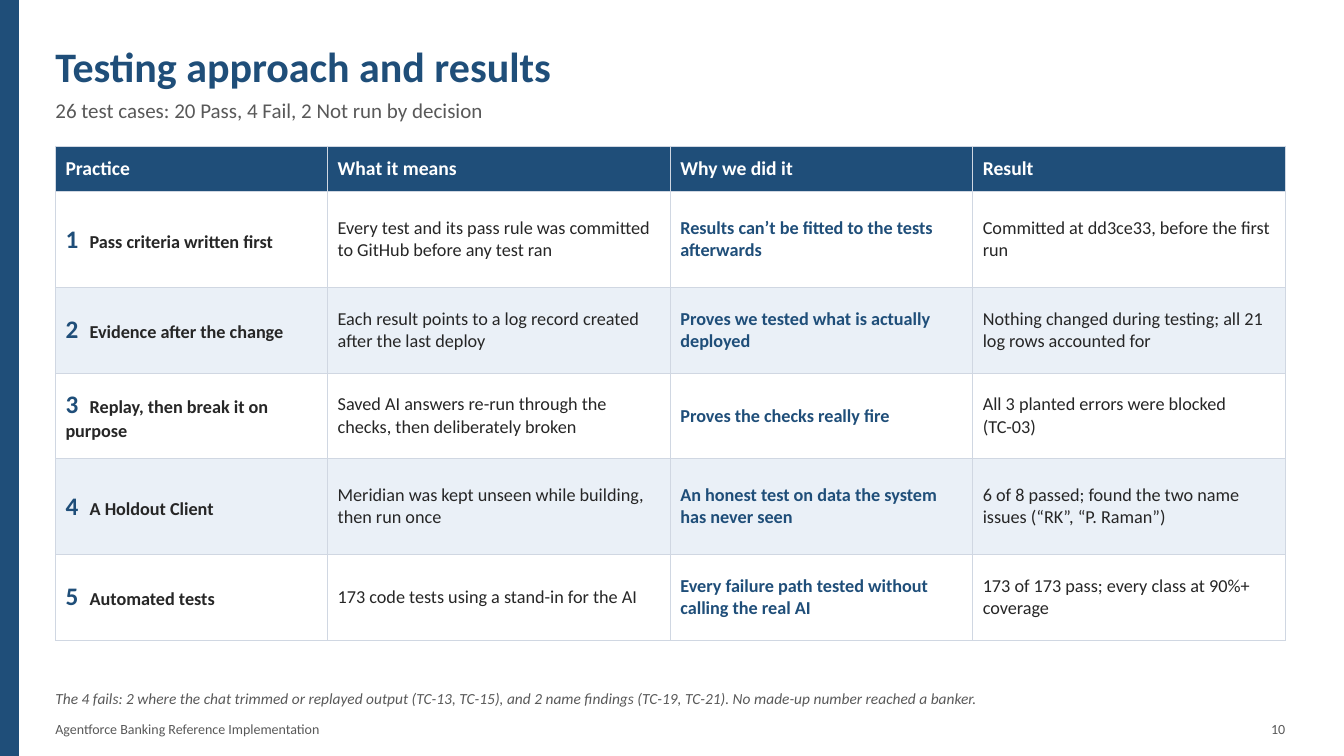
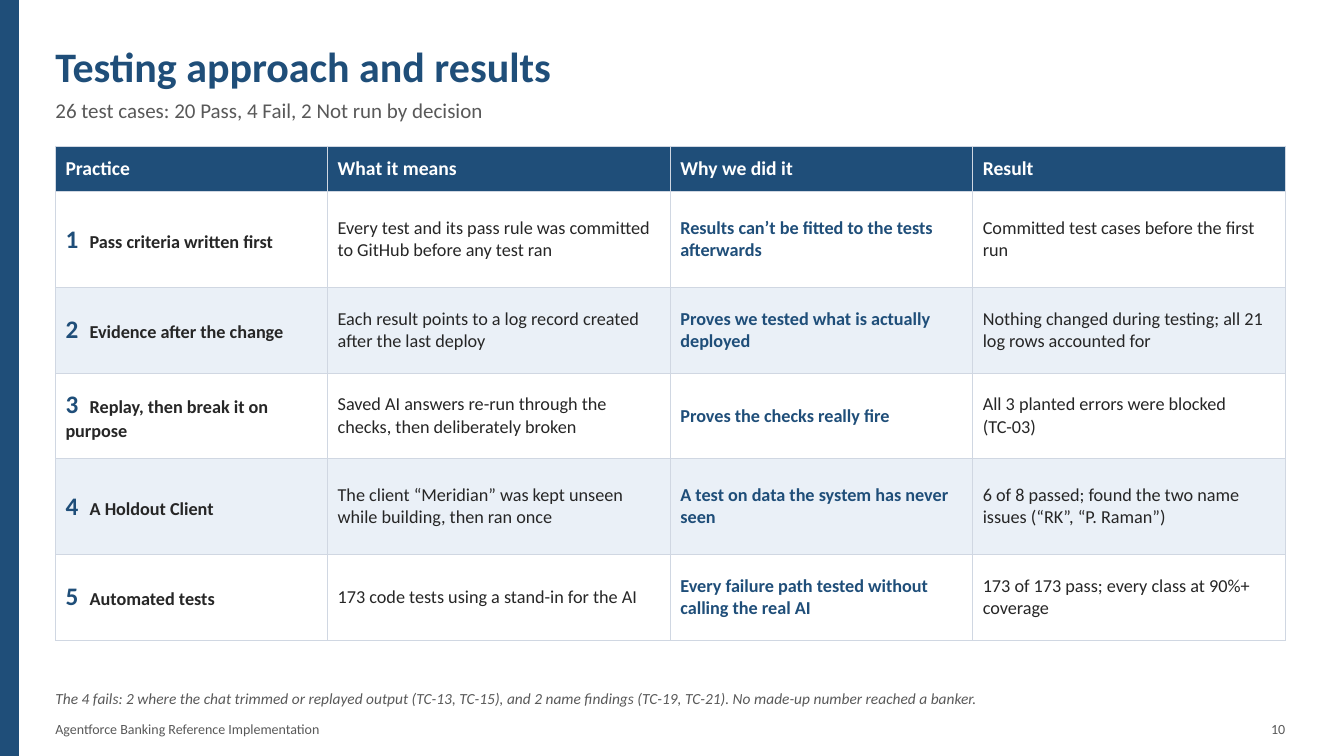
Before and after one commit to monibrahman/agentforce-banking-reference, a slide deck: slide 12 of docs/Panel_Overview.pptx (slide 10 before the commit). Drawn at 1344x756 pixels with LibreOffice and Linux fonts; fonts in the diff are those of the drawing. Boxes give left, top, right and bottom in pixels: in the first picture for what was removed or moved away, otherwise in the second. Text is boxed around its words. In the diff, an @@ line names an element or a change of style, - is before the commit and + after.

```diff
--- a/docs/Panel_Overview.pptx
+++ b/docs/Panel_Overview.pptx
@@ table at (55,146,1286,640) @@
-row 2, column 4: Committed at dd3ce33, before the first run
+row 2, column 4: Committed test cases before the first run
-row 5, column 2: Meridian was kept unseen while building, then run once
+row 5, column 2: The client “Meridian” was kept unseen while building, then ran once
-row 5, column 3: An honest test on data the system has never seen
+row 5, column 3: A test on data the system has never seen
```
Also in this commit, not shown: 1 other slide changed, 3 slides added, 1 slide removed.
